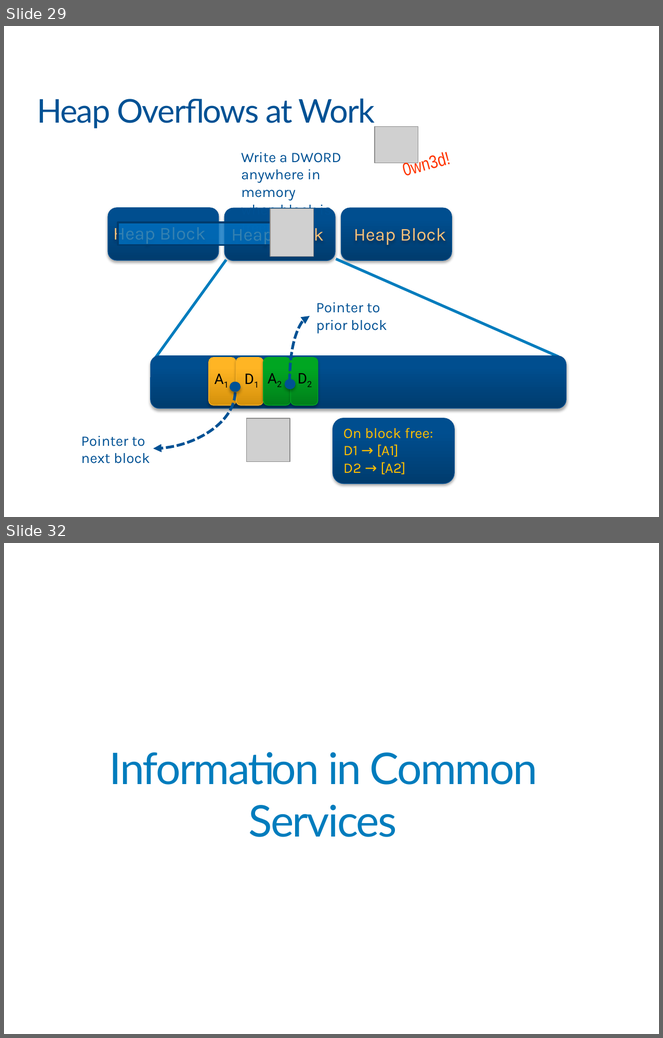
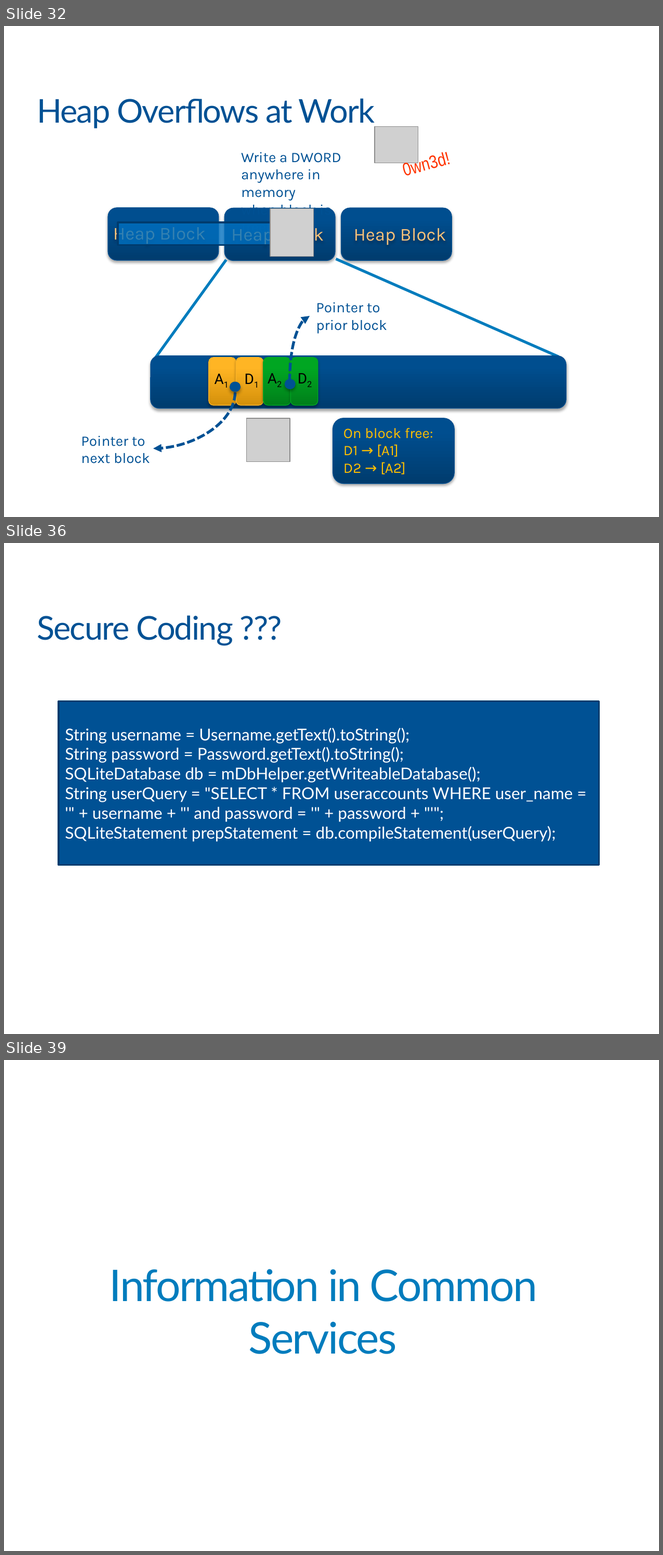
Before and after one commit to khanhnnvn/Mine, a slide deck: xmind/Slide For VIB/VIB_Part5b.pptx. Shown one above the other, each under a label of ours: slides 29 and 32 before the commit, slides 32, 36 and 39 after it; the slides between them are not shown. The pictures are 663x1038 and 663x1555 pixels, drawn with LibreOffice and Linux fonts; fonts in the diff are those of the drawing; grey boxes stand for pictures; background and template pictures are left out. Boxes give left, top, right and bottom in pixels: in the first picture for what was removed or moved away, otherwise in the second. Text is boxed around its words. In the diff, an @@ line names an element or a change of style, - is before the commit and + after.

```diff
--- a/xmind/Slide For VIB/VIB_Part5b.pptx
+++ b/xmind/Slide For VIB/VIB_Part5b.pptx
@@ slide 36 added at (4, 543, 659, 1034), background #FFFFFF @@
@@ title added at (37, 615, 233, 646), 36 pt, text #005194 @@
+Secure Coding ???
@@ rectangle added at (59, 702, 599, 865), fill #005194, outline #003C6D 2 pt, 18 pt, text #FFFFFF @@
+String username = Username.getText().toString();
+String password = Password.getText().toString();
+SQLiteDatabase db = mDbHelper.getWriteableDatabase();
+String userQuery = "SELECT * FROM useraccounts WHERE user_name = '" + username + "' and password = '" + password + "'";
+SQLiteStatement prepStatement = db.compileStatement(userQuery);
@@ what was slide 29 is now slide 32 @@
@@ what was slide 32 is now slide 39 @@
```
Also in this commit, not shown: 2 slides changed, 24 other slides added, 2 other files.
